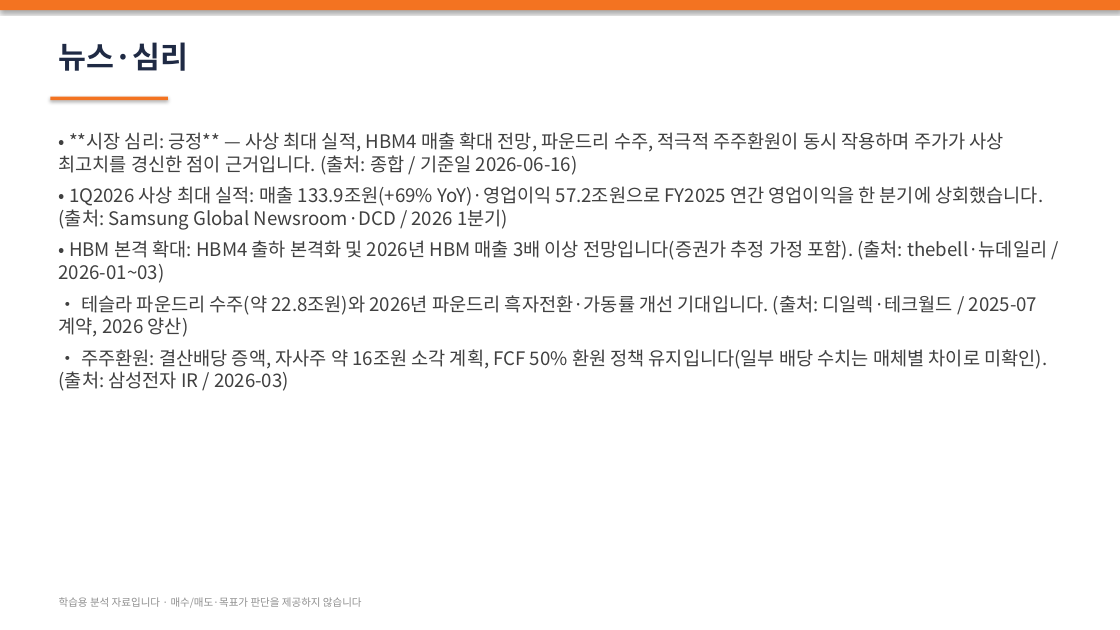
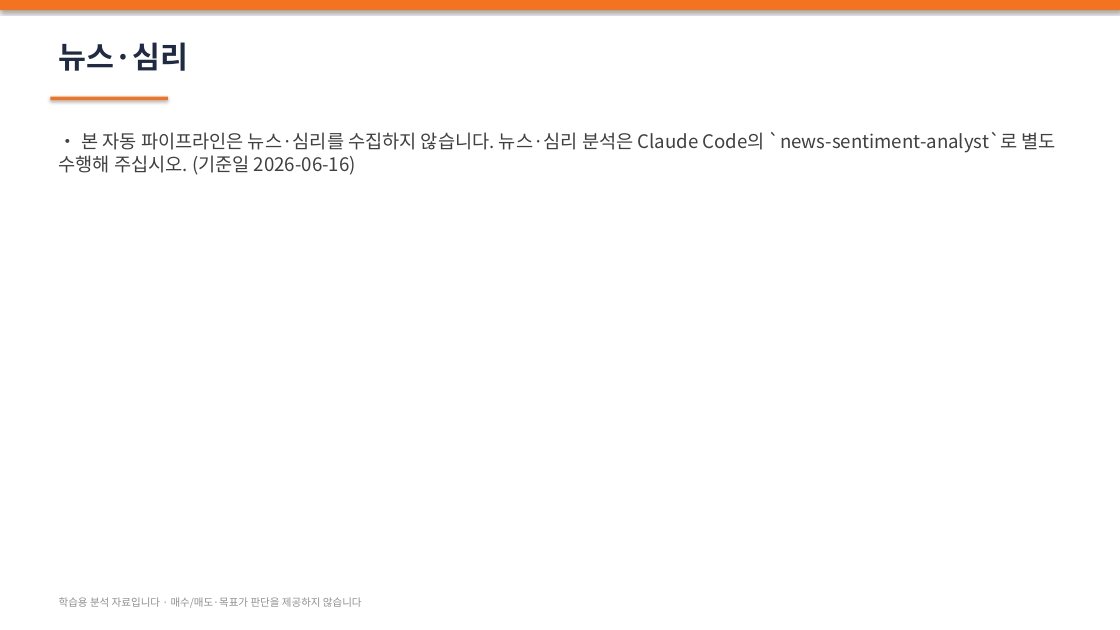
Before and after one commit to meolsui-creator/stock2, a slide deck: slide 5 of reports/pptx/삼성전자.pptx. Drawn at 1120x630 pixels with LibreOffice and Linux fonts; fonts in the diff are those of the drawing. Boxes give left, top, right and bottom in pixels: in the first picture for what was removed or moved away, otherwise in the second. Text is boxed around its words. In the diff, an @@ line names an element or a change of style, - is before the commit and + after.

```diff
--- a/reports/pptx/삼성전자.pptx
+++ b/reports/pptx/삼성전자.pptx
@@ text at <box>59,132,1056,175</box>: text changed @@
-• **시장 심리: 긍정** — 사상 최대 실적, HBM4 매출 확대 전망, 파운드리 수주, 적극적 주주환원이 동시 작용하며 주가가 사상 최고치를 경신한 점이 근거입니다. (출처: 종합 / 기준일 2026-06-16)
-• 1Q2026 사상 최대 실적: 매출 133.9조원(+69% YoY)·영업이익 57.2조원으로 FY2025 연간 영업이익을 한 분기에 상회했습니다. (출처: Samsung Global Newsroom·DCD / 2026 1분기)
-• HBM 본격 확대: HBM4 출하 본격화 및 2026년 HBM 매출 3배 이상 전망입니다(증권가 추정 가정 포함). (출처: thebell·뉴데일리 / 2026-01~03)
-• 테슬라 파운드리 수주(약 22.8조원)와 2026년 파운드리 흑자전환·가동률 개선 기대입니다. (출처: 디일렉·테크월드 / 2025-07 계약, 2026 양산)
-• 주주환원: 결산배당 증액, 자사주 약 16조원 소각 계획, FCF 50% 환원 정책 유지입니다(일부 배당 수치는 매체별 차이로 미확인). (출처: 삼성전자 IR / 2026-03)
+• 본 자동 파이프라인은 뉴스·심리를 수집하지 않습니다. 뉴스·심리 분석은 Claude Code의 `news-sentiment-analyst`로 별도 수행해 주십시오. (기준일 2026-06-16)
```
Also in this commit, not shown: 5 other slides changed, 8 other files.
